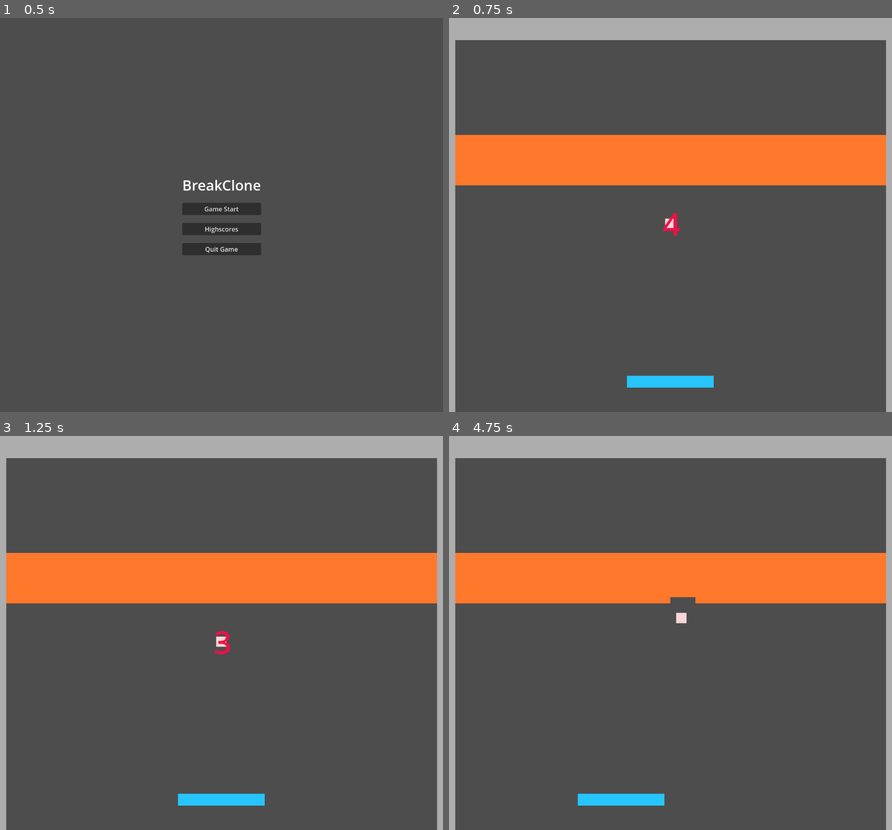
Above: before the commit, frames 1-4 (two rows, left to right).
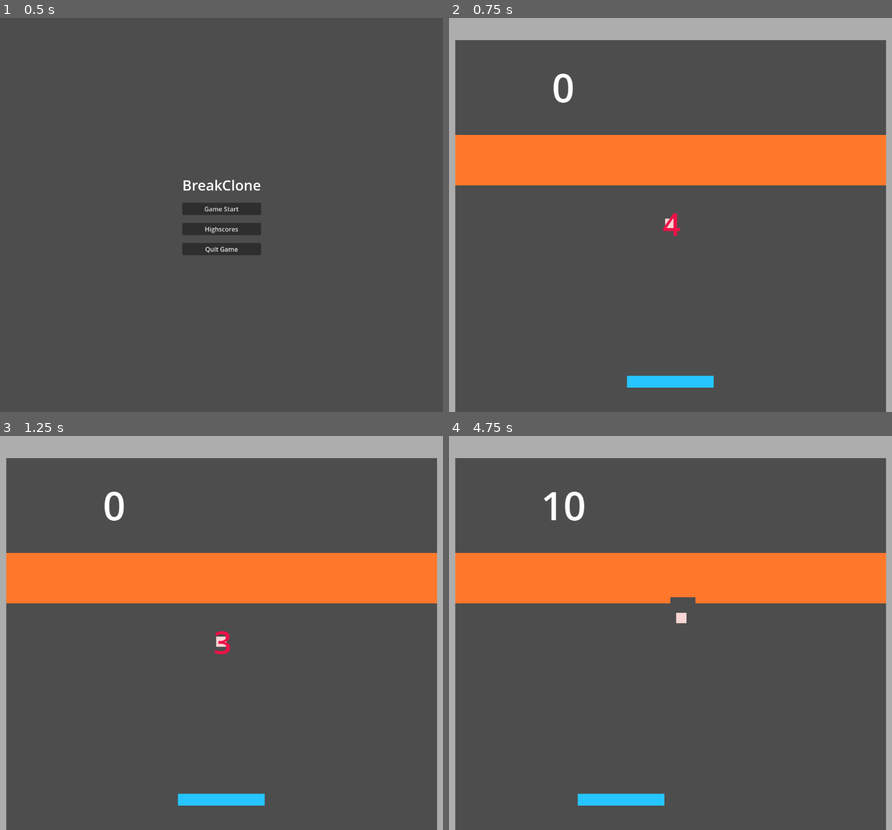
Above: after the commit, the same moments.

Repository: KeiGar/OrbFall
Game: Godot game, scene res://scenes/menus/main_menu_controls.tscn
Two runs of this game, one before a commit and one after it. Both use one fixed random seed, a clock stepped at 60 frames per second and the inputs below.
Inputs:
- Up to frame 1 (0.5 s): no input
- Up to frame 2 (0.75 s): click "Game Start" at 0.5 s
- Up to frame 3 (1.25 s): no input
- Up to frame 4 (4.75 s): hold D (player_moveRight) 1.28-2.03 s; tap Enter at 2, 3.5 s; hold A (player_moveLeft) 2.03-2.78 s; tap Space at 2.75, 4.25 s; hold D (player_moveRight) 2.78-4.28 s; hold A (player_moveLeft) from 4.28 s (still down)

Frame 1 is identical in both runs. In frame 2, 0.2% of the frame differs, in the area x 23-28%, y 14-22%; in frame 3, 0.2%; in frame 4, 0.3%, in the area x 21-31%, y 14-22%.

Commit message:
implemented score label and point acquisition system

Diff:
--- a/scenes/game_assets/ball.tscn
+++ b/scenes/game_assets/ball.tscn
@@ -14,3 +14,5 @@
 position = Vector2(-4.68981, -4.68981)
 scale = Vector2(9.86149, 9.86149)
 polygon = PackedVector2Array(-0.84269, -0.84269, 1.79383, -0.84269, 1.79383, 1.79383, -0.84269, 1.79383)
+
+[connection signal="ball_collision" from="." to="." method="_on_ball_collision"]
--- a/scenes/game_assets/game.tscn
+++ b/scenes/game_assets/game.tscn
@@ -1,10 +1,13 @@
-[gd_scene load_steps=9 format=3 uid="uid://dld6rt8cylm2"]
+[gd_scene load_steps=10 format=3 uid="uid://dld6rt8cylm2"]
 
 [ext_resource type="Script" uid="uid://d1b7odoxshqad" path="res://scripts/game_assets/game.gd" id="1_lbhrr"]
 [ext_resource type="Script" uid="uid://ccm70s242m0kt" path="res://scripts/game_assets/game_timer.gd" id="2_iywne"]
 [ext_resource type="PackedScene" uid="uid://bfexw7mgg1cck" path="res://scenes/game_assets/level_scene.tscn" id="3_dqskq"]
 [ext_resource type="PackedScene" uid="uid://cd0hrtf2laq6a" path="res://scenes/menus/game_over_screen.tscn" id="7_po76p"]
 [ext_resource type="PackedScene" uid="uid://epwevbbl7hwq" path="res://scenes/menus/pause_menu.tscn" id="7_u5sy4"]
+
+[sub_resource type="LabelSettings" id="LabelSettings_dqskq"]
+font_size = 100
 
 [sub_resource type="SystemFont" id="SystemFont_iywne"]
 subpixel_positioning = 0
@@ -20,6 +23,15 @@
 
 [node name="Game" type="Node2D"]
 script = ExtResource("1_lbhrr")
+
+[node name="ScoreLabel" type="Label" parent="."]
+offset_left = -544.0
+offset_top = -465.0
+offset_bottom = -226.0
+text = "0"
+label_settings = SubResource("LabelSettings_dqskq")
+horizontal_alignment = 1
+vertical_alignment = 1
 
 [node name="GameTimer" type="Node2D" parent="."]
 script = ExtResource("2_iywne")
@@ -65,6 +77,7 @@
 [connection signal="timeout" from="GameTimer/Game_Start_Timer" to="." method="_on_timer_timeout"]
 [connection signal="timeout" from="GameTimer/Game_Start_Timer" to="GameTimer" method="_on_game_start_timer_timeout"]
 [connection signal="game_over" from="LevelScenes" to="." method="_on_level_scenes_game_over"]
+[connection signal="increment_points" from="LevelScenes" to="." method="_on_level_scenes_increment_points"]
 [connection signal="btn_quit_pressed" from="Menus/GameOverScreen" to="." method="_on_game_over_screen_btn_quit_pressed"]
 [connection signal="btn_restart_pressed" from="Menus/GameOverScreen" to="." method="_on_game_over_screen_btn_restart_pressed"]
 [connection signal="btn_continue_pressed" from="Menus/PauseMenu" to="." method="_on_pause_menu_btn_continue_pressed"]
--- a/scripts/game_assets/game.gd
+++ b/scripts/game_assets/game.gd
@@ -2,6 +2,7 @@
 @onready var level_scenes: Node2D = $LevelScenes
 @onready var game_timer: Node2D = $GameTimer
 @onready var game_over_screen: BoxContainer = $Menus/GameOverScreen
+@onready var score_label: Label = $ScoreLabel
 
 signal game_start
 signal pause
@@ -10,6 +11,7 @@
 var isGamePaused = false
 var gameEnded = false
 var startGameTimerRunning = false
+var player_score := 0
 
 func _ready() -> void:
 	game_over_screen.visible = false
@@ -64,3 +66,8 @@
 	level_scenes.process_mode = Node.PROCESS_MODE_DISABLED
 	game_over_screen.visible = true
 	gameEnded = true
+
+
+func _on_level_scenes_increment_points(incr: int) -> void:
+	player_score += incr
+	score_label.text = "%d" % player_score
--- a/scripts/game_assets/level_scene.gd
+++ b/scripts/game_assets/level_scene.gd
@@ -1,9 +1,13 @@
 extends Node2D
 signal game_over
+signal increment_points(incr: int)
+
+const points_increment = 10
 
 func _on_ball_ball_collision(collider: Node) -> void:
 	if collider.has_method("on_ball_hit"):
 		collider.on_ball_hit()
+		increment_points.emit(points_increment)
 
 func _on_killzone_body_entered(body: Node2D) -> void:
 	game_over.emit()
